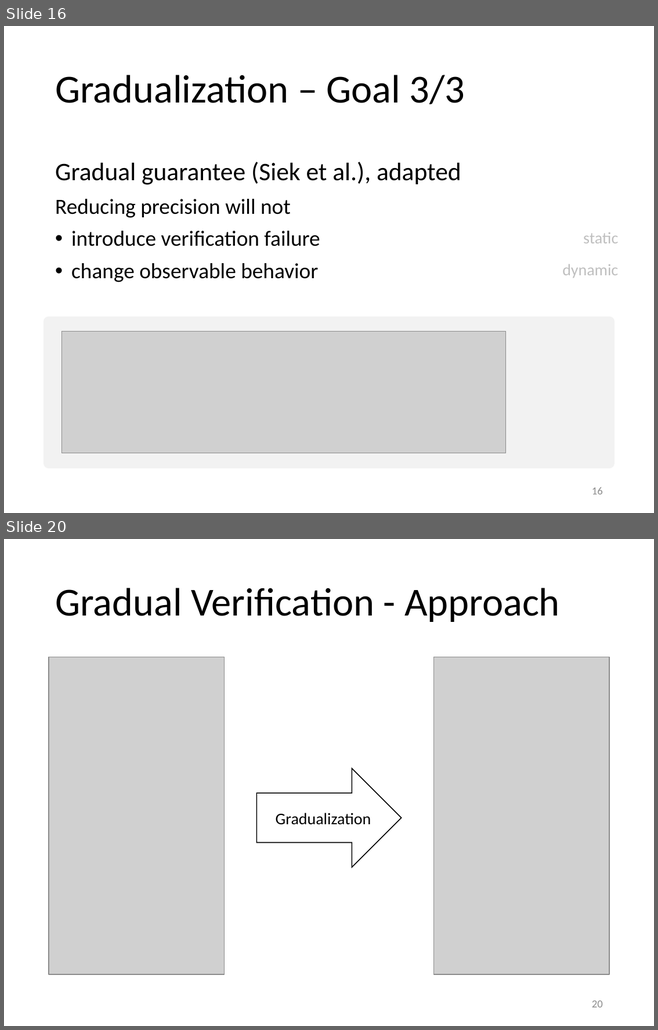
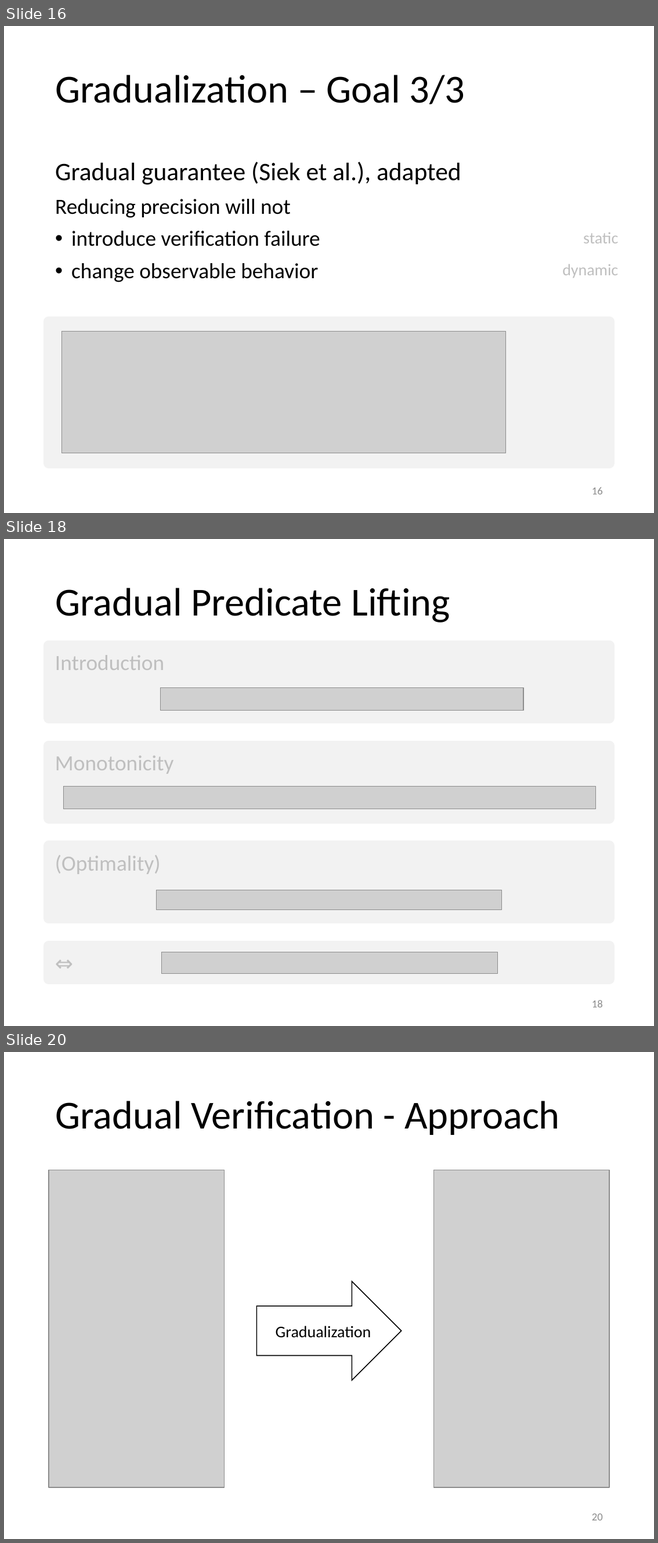
Before and after one commit to olydis/GradVerThesis, a slide deck: presentation/PLunch.pptm. Shown one above the other, each under a label of ours: slides 16 and 20 before the commit, slides 16, 18 and 20 after it; the slides between them are not shown. The pictures are 658x1030 and 658x1543 pixels, drawn with LibreOffice and Linux fonts; fonts in the diff are those of the drawing; grey boxes stand for pictures. Boxes give left, top, right and bottom in pixels: in the first picture for what was removed or moved away, otherwise in the second. Text is boxed around its words. In the diff, an @@ line names an element or a change of style, - is before the commit and + after.

```diff
--- a/presentation/PLunch.pptm
+++ b/presentation/PLunch.pptm
@@ slide 18 added at <box>4,539,654,1026</box>, background #FFFFFF @@
@@ title added at <box>55,588,449,623</box>, 44 pt, text #000000 @@
+Gradual Predicate Lifting
@@ rectangle added at <box>49,646,610,718</box>, fill #F2F2F2, outline #F2F2F2 12 pt, 24 pt, text #BFBFBF @@
+Introduction
@@ picture added at <box>161,687,523,710</box> @@
@@ rectangle added at <box>49,746,610,819</box>, fill #F2F2F2, outline #F2F2F2 12 pt, 24 pt, text #BFBFBF @@
+Monotonicity
@@ picture added at <box>63,787,595,809</box> @@
@@ rectangle added at <box>49,846,610,918</box>, fill #F2F2F2, outline #F2F2F2 12 pt, 24 pt, text #BFBFBF @@
+(Optimality)
@@ picture added at <box>156,890,502,909</box> @@
@@ rectangle added at <box>49,946,610,979</box>, fill #F2F2F2, outline #F2F2F2 12 pt, 24 pt, text #BFBFBF @@
+⇔
@@ picture added at <box>161,952,497,974</box> @@
@@ page number added at <box>592,1000,603,1008</box>, 12 pt, text #8C8C8C @@
+18
```
Also in this commit, not shown: 3 slides changed, 1 slide removed.
